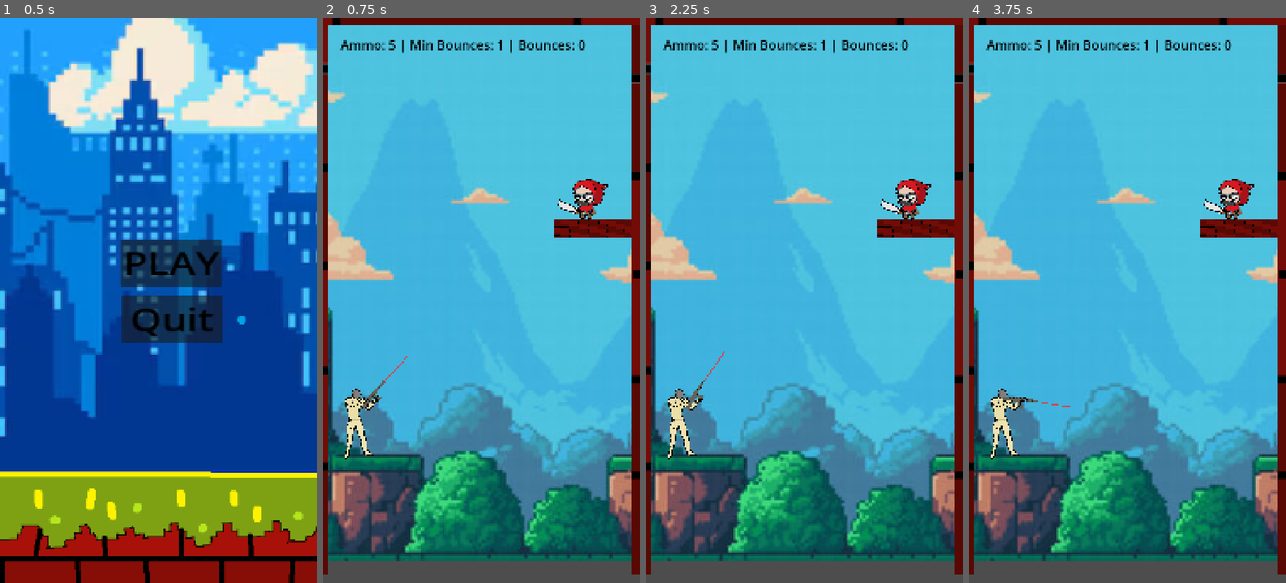
Above: before the commit, frames 1-4 (left to right).
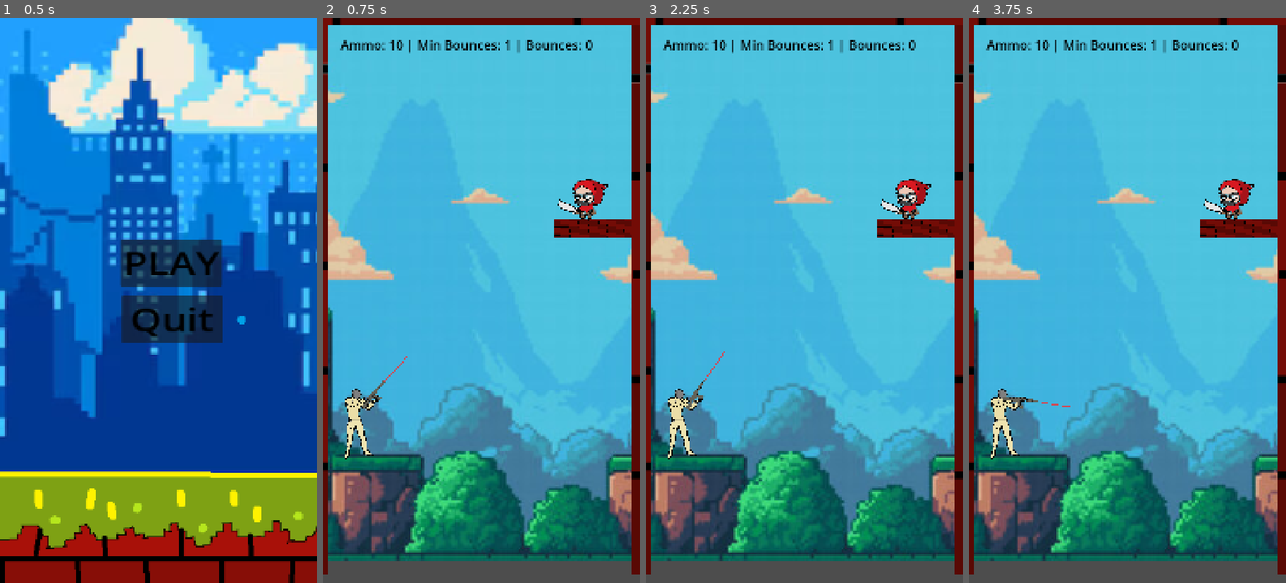
Above: after the commit, the same moments.

Repository: imdevanshrajesh/ragebait-wizardry
Game: Godot game, scene res://main_menu.tscn
Same seed, same stepped clock (60 frames per second), same inputs: the game is played once before the commit and once after it.
Inputs (mouse positions are in pixels of both pictures, inside the frame that each line leads up to):
- Up to frame 1 (0.5 s): no input
- Up to frame 2 (0.75 s): click "PLAY" at 0.5 s
- Up to frame 3 (2.25 s): tap Enter at 1.25 s; move the mouse to (874, 272) at 1.27 s; click (874, 272) at 1.35 s; tap Space at 2 s; move the mouse to (741, 328) at 2.02 s; tap R at 2.1 s
- Up to frame 4 (3.75 s): tap Enter at 2.75 s; move the mouse to (1159, 176) at 2.77 s; click (1159, 176) at 2.85 s; move the mouse to (1111, 413) at 3.52 s; tap R at 3.6 s

Frame 1 is identical in both runs. In frame 2, 0.7% of the frame differs, in the area x 20-86%, y 3-7%; in frame 3, 0.7%; in frame 4, 0.7%.

Commit message:
changes to ammo and bounces

Diff:
--- a/bounce-back/bullet.gd
+++ b/bounce-back/bullet.gd
@@ -1,7 +1,7 @@
 extends CharacterBody2D
 
-@export var speed: float = 900.0
-@export var max_bounces: int = 4
+@export var speed: float = 1500.0
+@export var max_bounces: int = 5
 @export var required_bounces: int = 1
 
 var bounces_done: int = 0
--- a/bounce-back/level_4.tscn
+++ b/bounce-back/level_4.tscn
@@ -67,7 +67,7 @@
 
 [node name="Level4" type="Node2D" unique_id=832187486]
 script = SubResource("GDScript_ootpb")
-required_bounces = 4
+required_bounces = 3
 next_level_path = "uid://bl1jmapggn37x"
 
 [node name="StaticBody2D" type="StaticBody2D" parent="." unique_id=1347023165]
--- a/bounce-back/level_5.tscn
+++ b/bounce-back/level_5.tscn
@@ -67,7 +67,7 @@
 
 [node name="Level5" type="Node2D" unique_id=832187486]
 script = SubResource("GDScript_ootpb")
-required_bounces = 5
+required_bounces = 3
 
 [node name="StaticBody2D" type="StaticBody2D" parent="." unique_id=1347023165]
 position = Vector2(283, 1806)
--- a/bounce-back/player.gd
+++ b/bounce-back/player.gd
@@ -2,7 +2,7 @@
 
 const BULLET_SCENE := preload("res://bullet.tscn")
 
-@export var ammo: int = 5
+@export var ammo: int = 10
 @export var bullet_speed: float = 900.0
 @export var max_bounces: int = 4
 @export var required_bounces: int = 1
